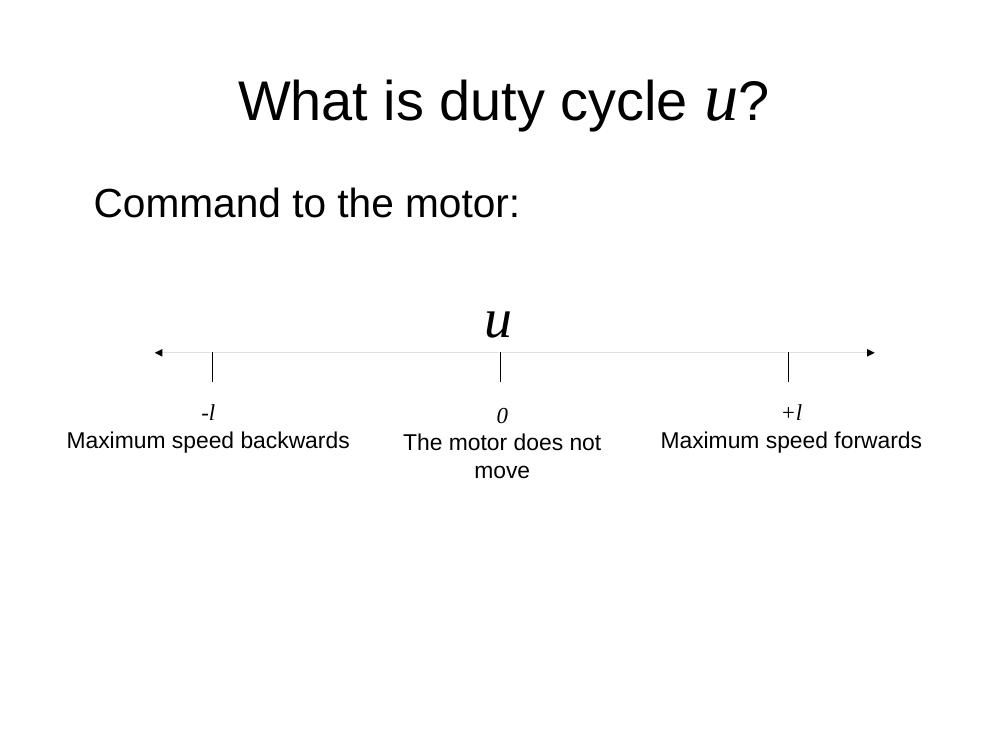
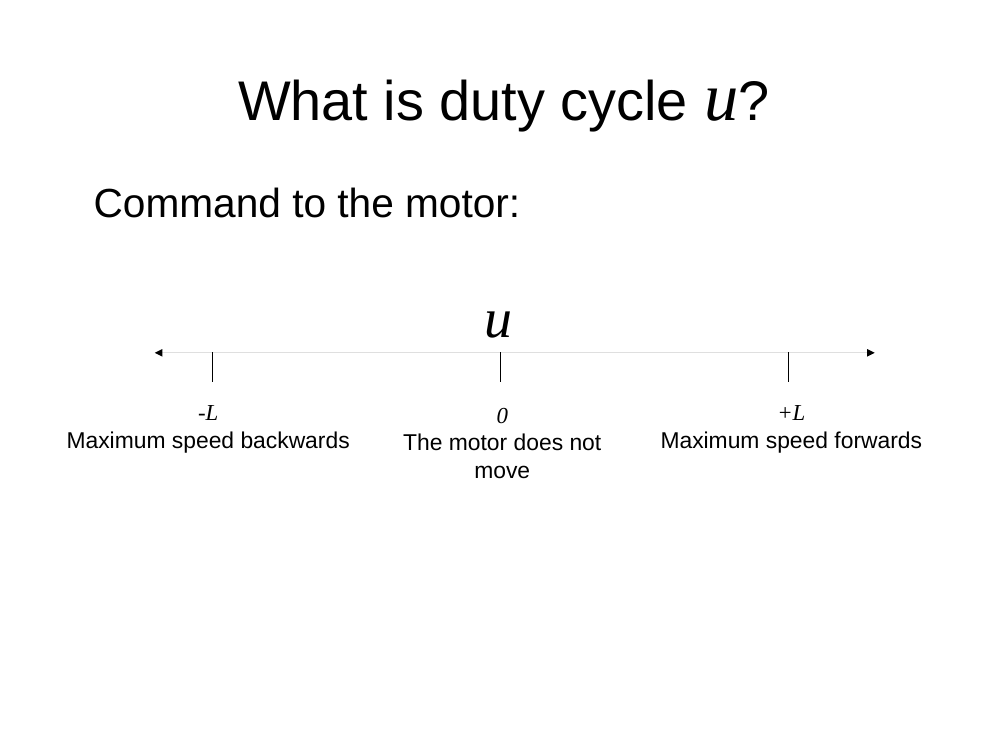
Before and after one commit to maivincent/MISE_presentations, a slide deck: slide 10 of step1_joystick_drive.odp (slide 6 before the commit). Drawn at 1008x756 pixels with LibreOffice and Linux fonts; fonts in the diff are those of the drawing. Boxes give left, top, right and bottom in pixels: in the first picture for what was removed or moved away, otherwise in the second. Text is boxed around its words. In the diff, an @@ line names an element or a change of style, - is before the commit and + after.

```diff
--- a/step1_joystick_drive.odp
+++ b/step1_joystick_drive.odp
@@ text at [198, 405, 218, 420]: text changed @@
--l
+-L
@@ text at [777, 405, 805, 420]: text changed @@
-+l
++L
```
Also in this commit, not shown: 6 other slides changed, 5 slides added, 1 slide removed, 1 other file.
